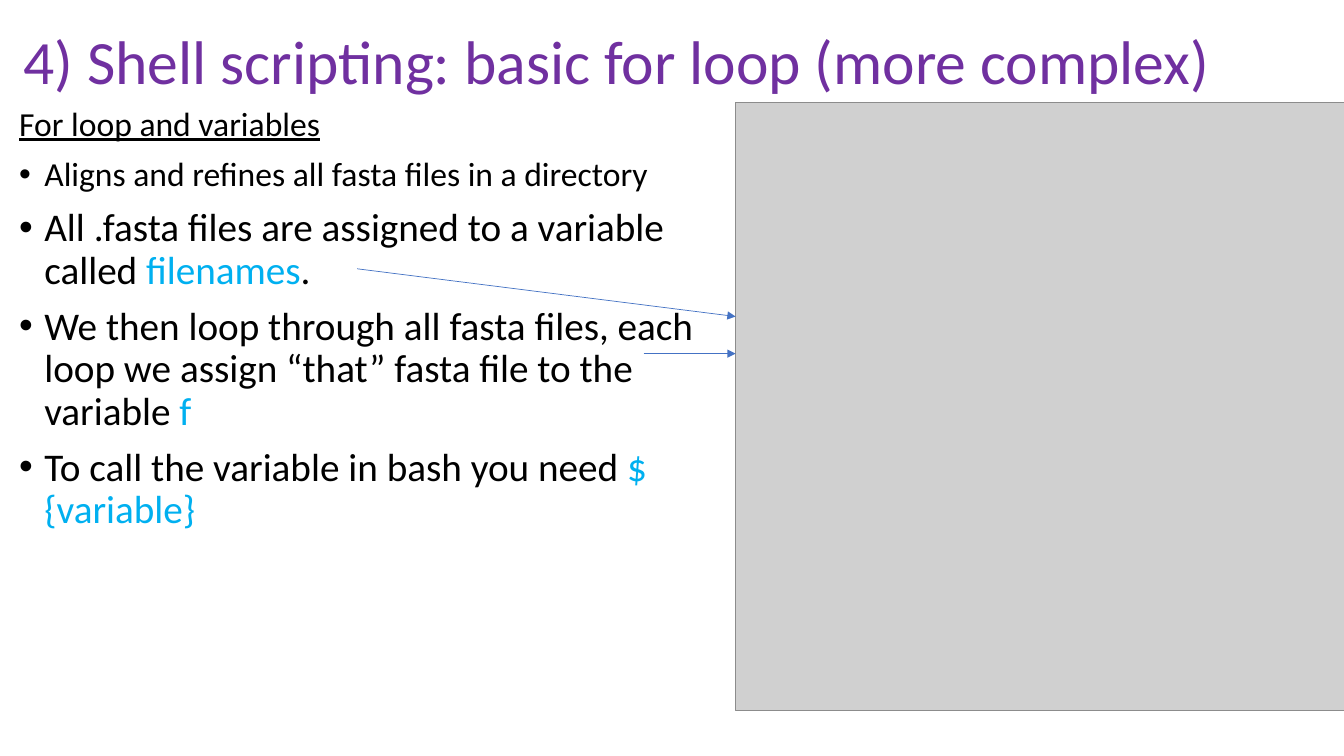
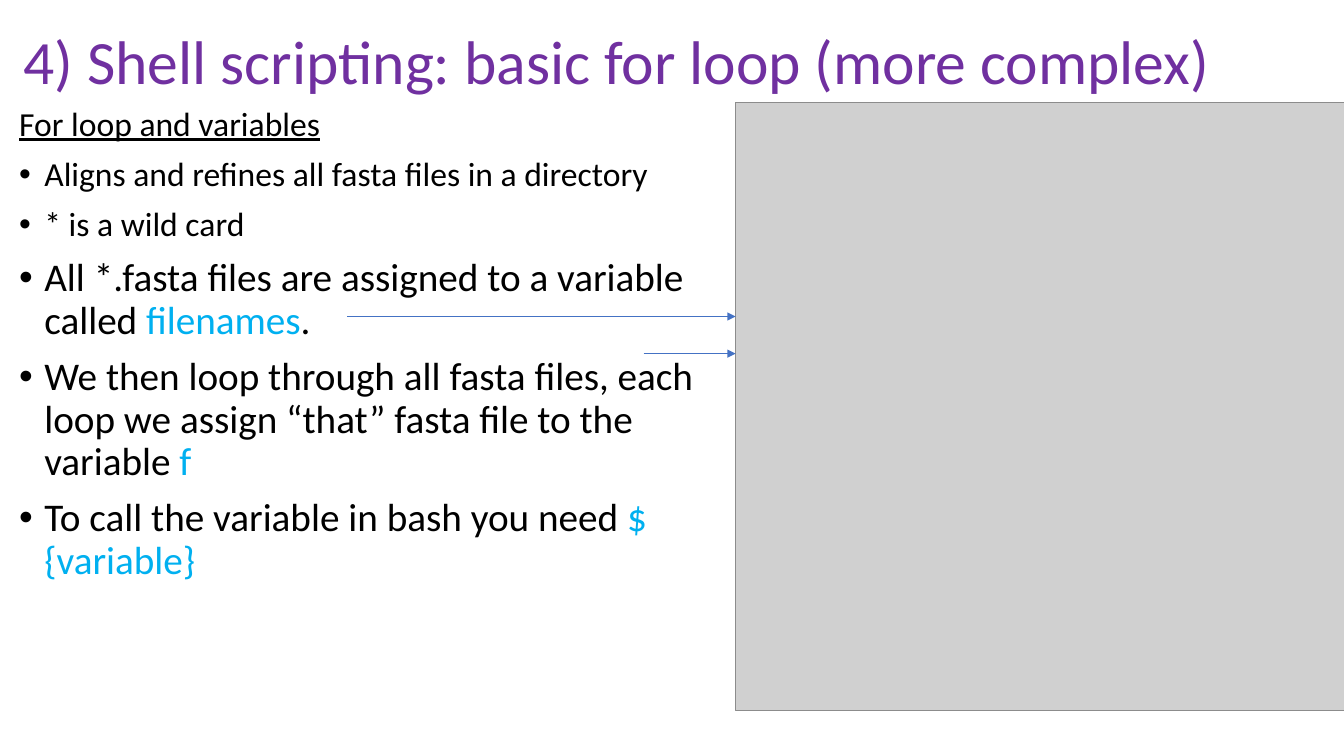
Before and after one commit to peterthorpe5/Sys_admin, a slide deck: slide 15 of cluster_course/powerpoint/4_Shell_scripting.pptx. Drawn at 1344x756 pixels with LibreOffice and Linux fonts; fonts in the diff are those of the drawing; grey boxes stand for pictures. Boxes give left, top, right and bottom in pixels: in the first picture for what was removed or moved away, otherwise in the second. Text is boxed around its words. In the diff, an @@ line names an element or a change of style, - is before the commit and + after.

```diff
--- a/cluster_course/powerpoint/4_Shell_scripting.pptx
+++ b/cluster_course/powerpoint/4_Shell_scripting.pptx
@@ text at (44, 212, 683, 335): text changed @@
-• All .fasta files are assigned to a variable called filenames.
+• * is a wild card
+• All *.fasta files are assigned to a variable called filenames.
@@ arrow moved from (357, 269) - (736, 317) to (348, 317) - (736, 317) @@
```
Also in this commit, not shown: 5 other slides changed, 5 other files.
